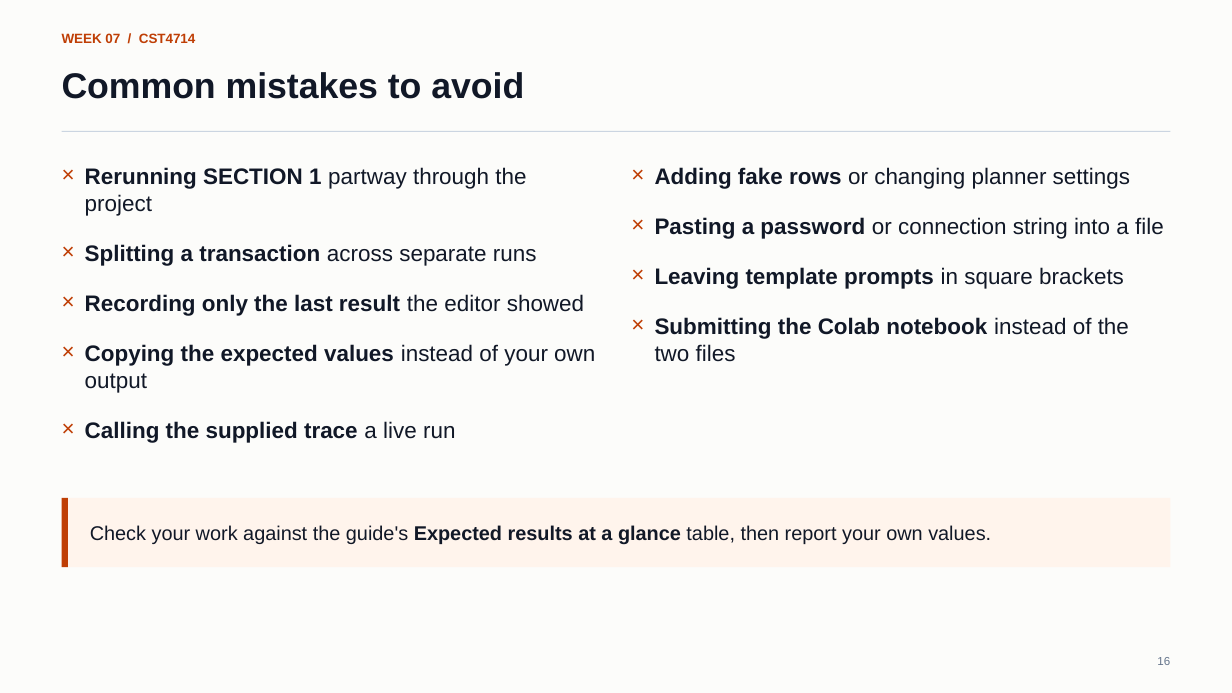
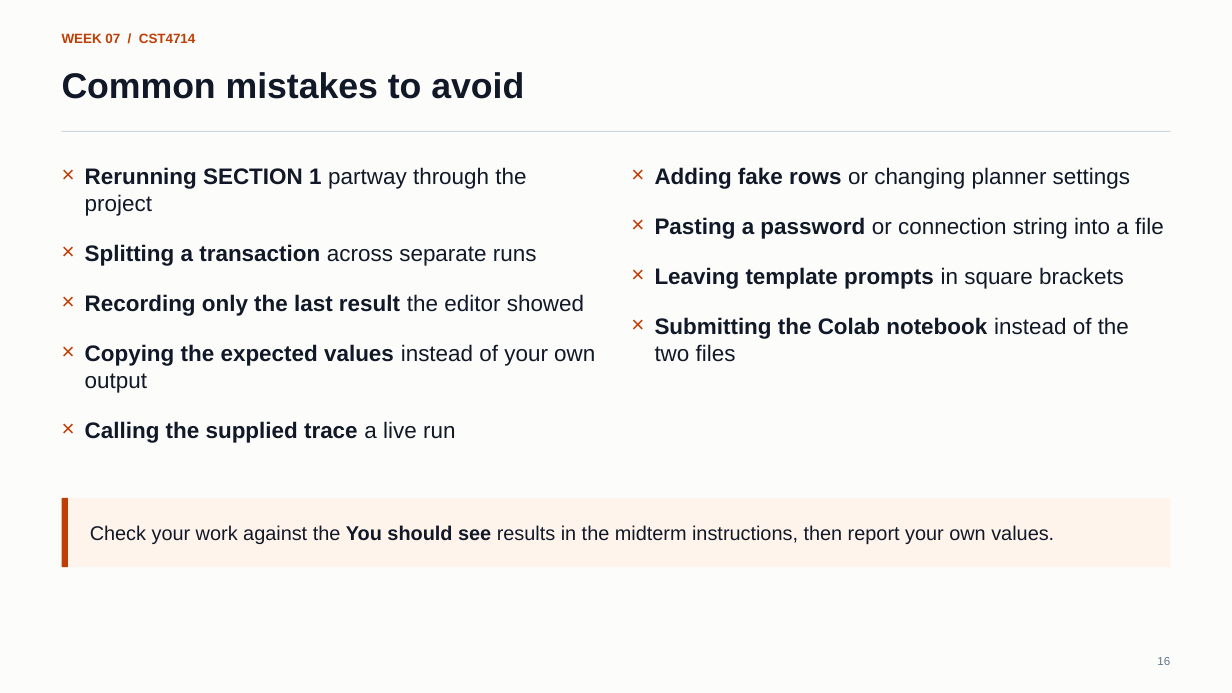
Before and after one commit to lolusername/CST4714_DB_admin, a slide deck: slide 16 of week_07/week_07_query_plans_index_design.pptx. Drawn at 1232x693 pixels with LibreOffice and Linux fonts; fonts in the diff are those of the drawing. Boxes give left, top, right and bottom in pixels: in the first picture for what was removed or moved away, otherwise in the second. Text is boxed around its words. In the diff, an @@ line names an element or a change of style, - is before the commit and + after.

```diff
--- a/week_07/week_07_query_plans_index_design.pptx
+++ b/week_07/week_07_query_plans_index_design.pptx
@@ text at box(90, 525, 1054, 544): text changed @@
-Check your work against the guide's Expected results at a glance table, then report your own values.
+Check your work against the You should see results in the midterm instructions, then report your own values.
```
Also in this commit, not shown: 2 other slides changed, 7 other files.
